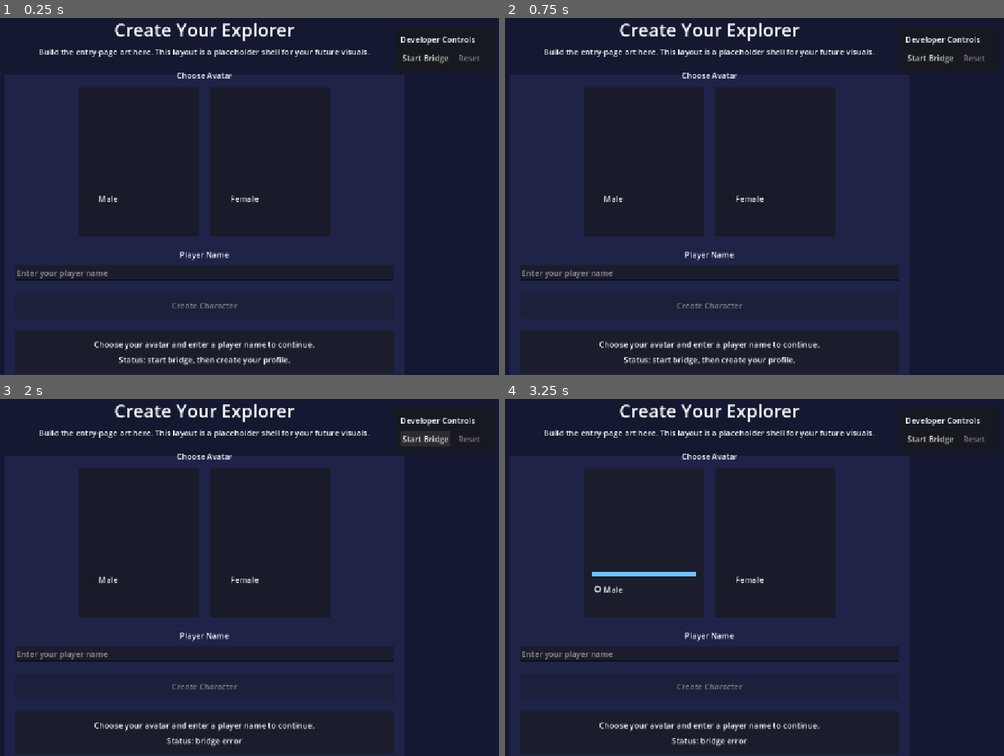
Above: before the commit, frames 1-4 (two rows, left to right).
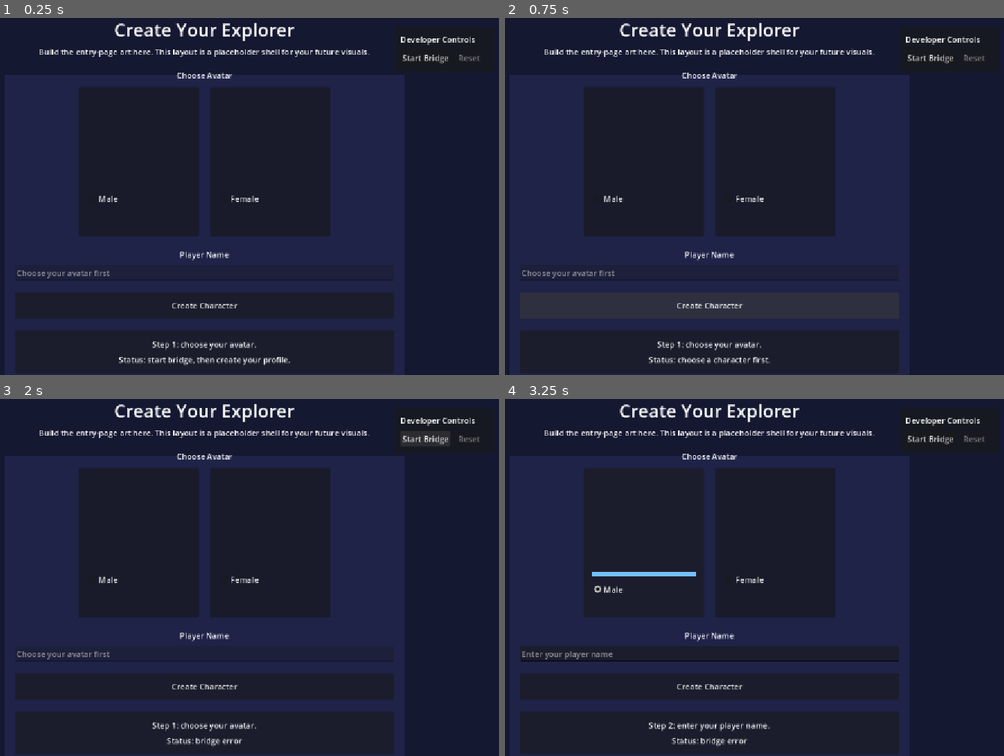
Above: after the commit, the same moments.

Repository: bowen12274Bot/Block2Python
Game: Godot game, scene res://scenes/game_flow_root.tscn
The game is run twice, just before and just after one commit, with the same random seed, the same clock (stepped at 60 frames per second) and the same inputs.
Inputs (mouse positions are in pixels of both pictures, inside the frame that each line leads up to):
- Up to frame 1 (0.25 s): no input
- Up to frame 2 (0.75 s): click (709, 307) at 0.5 s, where only the run after the commit has a clickable "Create Character"
- Up to frame 3 (2 s): click "Start Bridge" at 1.25 s
- Up to frame 4 (3.25 s): click "Start Bridge" at 2 s; click "Male" at 2.75 s

The runs differ from the first frame. In frame 1, 0.8% of the frame differs, in the area x 3-64%, y 70-94%; in frame 2, 1.2%, in the area x 3-64%, y 70-98%; in frame 3, 0.8%; in frame 4, 0.6%.

Commit message:
feat: improve entry flow and screen bindings
# Conflicts:
#	godot_poc/scripts/flow/game_flow_coordinator.gd
#	godot_poc/scripts/game_flow/scene_flow_screen.gd
#	godot_poc/scripts/map/quest_map_screen.gd

Diff:
--- a/godot_poc/scripts/entry/entry_screen.gd
+++ b/godot_poc/scripts/entry/entry_screen.gd
@@ -18,6 +18,8 @@
 @onready var female_button: CheckBox = $ContentLayer/ContentCenter/ContentStack/CharacterSelectLayer/CharacterRow/FemaleCard/FemaleCardMargin/FemaleCardRoot/FemaleButton
 @onready var create_button: Button = $ContentLayer/ContentCenter/ContentStack/ActionLayer/CreateButton
 
+var _bridge_running: bool = false
+
 
 func _ready() -> void:
 	start_bridge_button.pressed.connect(func() -> void:
@@ -27,27 +29,47 @@
 		reset_requested.emit()
 	)
 	create_button.pressed.connect(_on_create_button_pressed)
+	name_input.text_changed.connect(func(_new_text: String) -> void:
+		_refresh_form_state()
+	)
+	name_input.text_submitted.connect(func(_new_text: String) -> void:
+		if _can_submit_profile():
+			_on_create_button_pressed()
+	)
 	male_button.toggled.connect(func(_pressed: bool) -> void:
 		_refresh_selection_state()
 	)
 	female_button.toggled.connect(func(_pressed: bool) -> void:
 		_refresh_selection_state()
 	)
+	male_card.gui_input.connect(func(event: InputEvent) -> void:
+		_on_card_gui_input(event, "male")
+	)
+	female_card.gui_input.connect(func(event: InputEvent) -> void:
+		_on_card_gui_input(event, "female")
+	)
+	name_input.focus_mode = Control.FOCUS_ALL
 	_refresh_selection_state()
+	call_deferred("_refresh_form_state")
 
 
 func show_profile(profile_view: Dictionary) -> void:
-	name_input.text = str(profile_view.get("name", ""))
+	var profile_name: String = str(profile_view.get("name", ""))
+	var profile_created: bool = bool(profile_view.get("profile_created", false))
+	var is_editing_name: bool = name_input.has_focus()
+	if profile_created or not is_editing_name:
+		name_input.text = profile_name
 	var gender: String = str(profile_view.get("gender", ""))
 	male_button.button_pressed = gender == "male"
 	female_button.button_pressed = gender == "female"
 	_refresh_selection_state()
-	if bool(profile_view.get("profile_created", false)):
+	if profile_created:
 		var display_name: String = str(profile_view.get("display_name", profile_view.get("name", "Player")))
 		var gender_label: String = str(profile_view.get("gender_label", gender))
 		summary_label.text = "Profile ready: %s (%s)" % [display_name, gender_label]
 	else:
-		summary_label.text = "Choose your avatar and enter a player name to continue."
+		summary_label.text = _entry_hint_text()
+	_refresh_form_state()
 
 
 func set_status(text: String) -> void:
@@ -55,14 +77,30 @@
 
 
 func set_bridge_running(is_running: bool) -> void:
+	_bridge_running = is_running
 	start_bridge_button.disabled = is_running
 	reset_button.disabled = not is_running
-	create_button.disabled = not is_running
+	_refresh_form_state()
+
+
+func focus_name_input() -> void:
+	if name_input == null or not _is_name_input_available():
+		return
+	name_input.call_deferred("grab_focus")
+	name_input.call_deferred("select_all")
 
 
 func _on_create_button_pressed() -> void:
+	if _selected_gender() == "":
+		set_status("Status: choose a character first.")
+		return
+	var trimmed_name: String = name_input.text.strip_edges()
+	if trimmed_name == "":
+		set_status("Status: enter a player name.")
+		focus_name_input()
+		return
 	set_status("Status: creating profile...")
-	create_profile_requested.emit(name_input.text, _selected_gender())
+	create_profile_requested.emit(trimmed_name, _selected_gender())
 
 
 func _selected_gender() -> String:
@@ -78,3 +116,42 @@
 	female_glow.visible = female_button.button_pressed
 	male_card.self_modulate = Color(0.98, 0.98, 1.0, 1.0) if male_button.button_pressed else Color(0.82, 0.84, 0.92, 1.0)
 	female_card.self_modulate = Color(1.0, 0.97, 0.99, 1.0) if female_button.button_pressed else Color(0.82, 0.84, 0.92, 1.0)
+	_refresh_form_state()
+
+
+func _on_card_gui_input(event: InputEvent, gender: String) -> void:
+	if event is InputEventMouseButton and event.pressed and event.button_index == MOUSE_BUTTON_LEFT:
+		_select_gender(gender)
+
+
+func _select_gender(gender: String) -> void:
+	male_button.button_pressed = gender == "male"
+	female_button.button_pressed = gender == "female"
+	_refresh_selection_state()
+	if _is_name_input_available():
+		focus_name_input()
+
+
+func _refresh_form_state() -> void:
+	var name_available: bool = _is_name_input_available()
+	name_input.editable = name_available
+	name_input.placeholder_text = "Enter your player name" if name_available else "Choose your avatar first"
+	create_button.disabled = false
+	if not bool(summary_label.text.begins_with("Profile ready:")):
+		summary_label.text = _entry_hint_text()
+
+
+func _is_name_input_available() -> bool:
+	return _selected_gender() != ""
+
+
+func _can_submit_profile() -> bool:
+	return _selected_gender() != "" and name_input.text.strip_edges() != ""
+
+
+func _entry_hint_text() -> String:
+	if _selected_gender() == "":
+		return "Step 1: choose your avatar."
+	if name_input.text.strip_edges() == "":
+		return "Step 2: enter your player name."
+	return "Step 3: create your character."
--- a/godot_poc/scripts/game_flow/ui/practice_screen.gd
+++ b/godot_poc/scripts/game_flow/ui/practice_screen.gd
@@ -19,8 +19,8 @@
 @onready var battery_percent_label: Label = $Margin/Root/Body/LeftColumn/BatteryPanel/BatteryMargin/BatteryRoot/BatteryPercent
 @onready var battery_threshold_label: Label = $Margin/Root/Body/LeftColumn/BatteryPanel/BatteryMargin/BatteryRoot/BatteryThreshold
 @onready var battery_bar: ProgressBar = $Margin/Root/Body/LeftColumn/BatteryPanel/BatteryMargin/BatteryRoot/BatteryBar
-@onready var practice_panel: PracticePanel = $Margin/Root/Body/CenterColumn/PracticePanel
-@onready var feedback_panel: FeedbackPanel = $Margin/Root/Body/CenterColumn/OutputPanel
+@onready var practice_panel = $Margin/Root/Body/CenterColumn/PracticePanel
+@onready var feedback_panel = $Margin/Root/Body/CenterColumn/OutputPanel
 @onready var assistant_log: RichTextLabel = $Margin/Root/Body/RightColumn/AssistantPanel/AssistantMargin/AssistantRoot/AssistantLog
 @onready var assistant_input: LineEdit = $Margin/Root/Body/RightColumn/AssistantPanel/AssistantMargin/AssistantRoot/AssistantInput
 @onready var toolkit_hint: RichTextLabel = $Margin/Root/Body/RightColumn/ToolkitPanel/ToolkitMargin/ToolkitRoot/ToolkitHint
